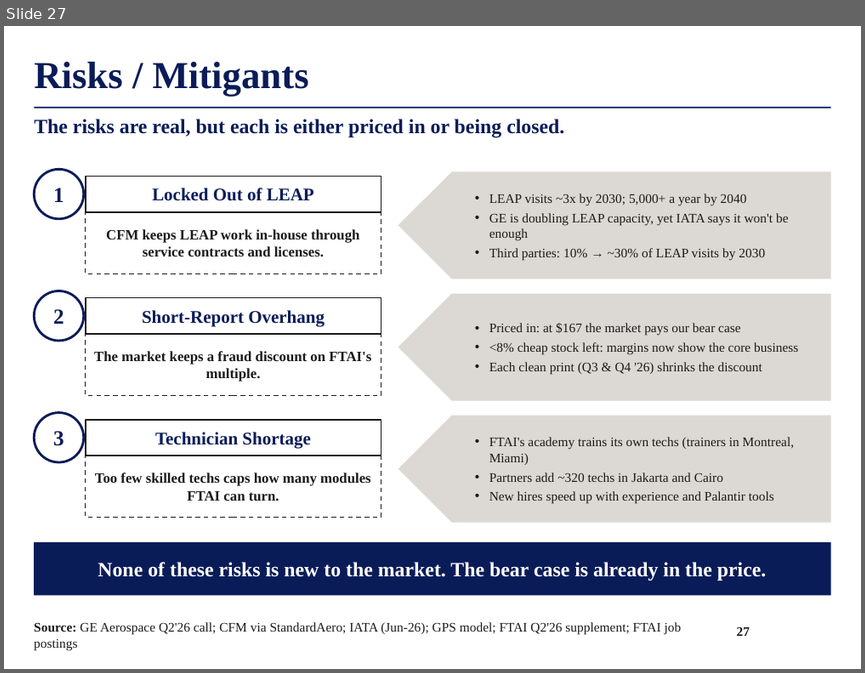
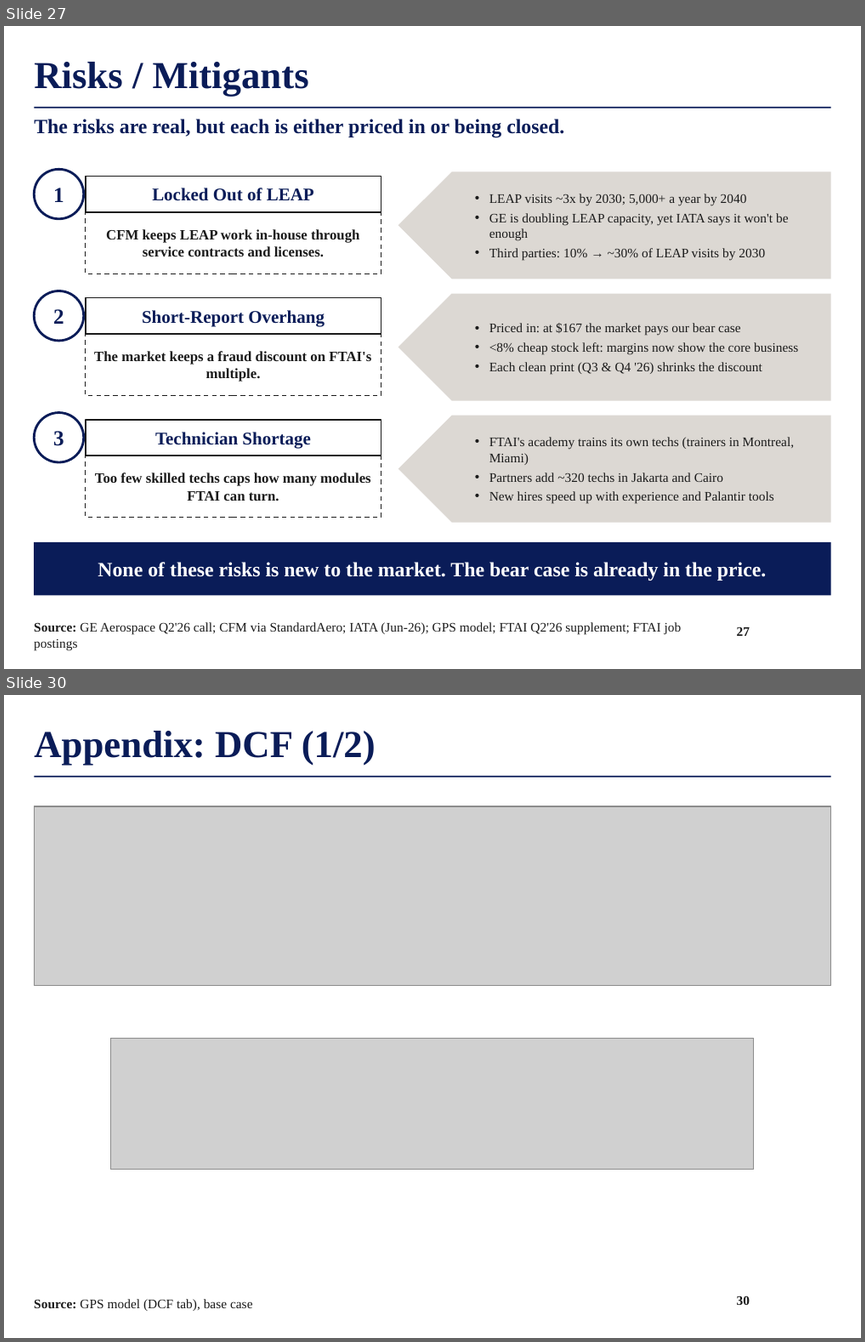
Before and after one commit to maxlsmls-dot/SPOT, a slide deck: deck/FTAI_Long_Pitch.pptx. Shown one above the other, each under a label of ours: slide 27 before the commit, slides 27 and 30 after it; the slides between them are not shown. The pictures are 865x673 and 865x1342 pixels, drawn with LibreOffice and Linux fonts; fonts in the diff are those of the drawing; grey boxes stand for pictures; background and template pictures are left out. Boxes give left, top, right and bottom in pixels: in the first picture for what was removed or moved away, otherwise in the second. Text is boxed around its words. In the diff, an @@ line names an element or a change of style, - is before the commit and + after.

```diff
--- a/deck/FTAI_Long_Pitch.pptx
+++ b/deck/FTAI_Long_Pitch.pptx
@@ slide 30 added at (4,695,861,1338), background #FFFFFF; not listed: 1 template element that a slide beside it also shows @@
@@ title added at (34,731,375,765), 32 pt, text #0A1C58, bold @@
+Appendix: DCF (1/2)
@@ picture added at (34,806,831,986) @@
@@ picture added at (111,1038,754,1169) @@
@@ text added at (34,1299,253,1310), 11 pt, text #1A1A1A @@
+Source: GPS model (DCF tab), base case
@@ page number added at (737,1296,749,1304), 11 pt, text #1A1A1A, bold @@
+30
```
Also in this commit, not shown: 9 other slides added, 12 other files.
